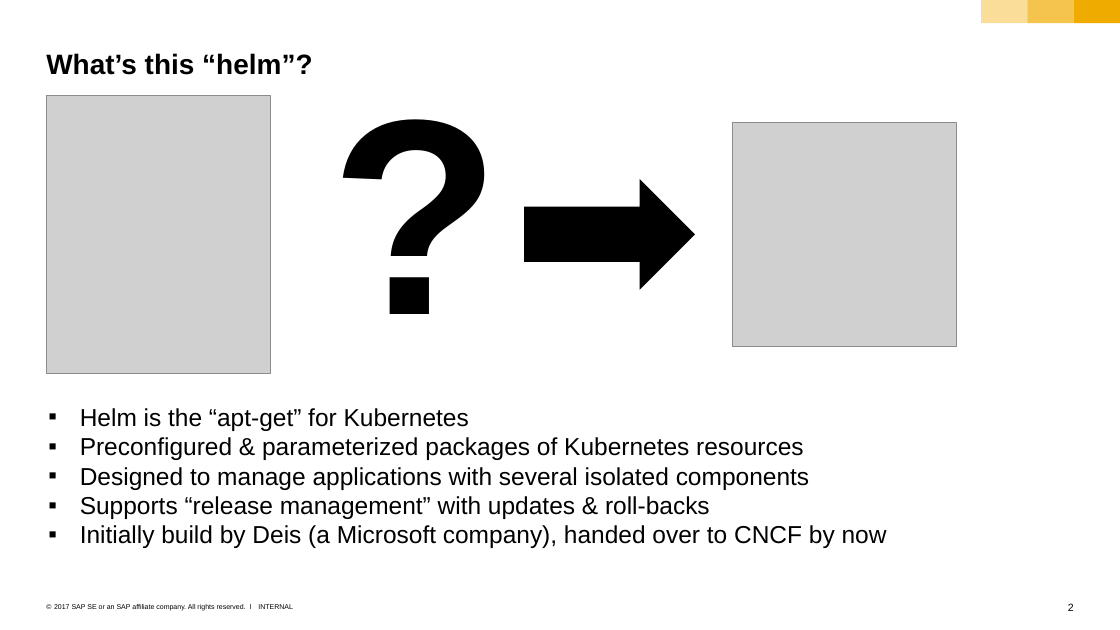
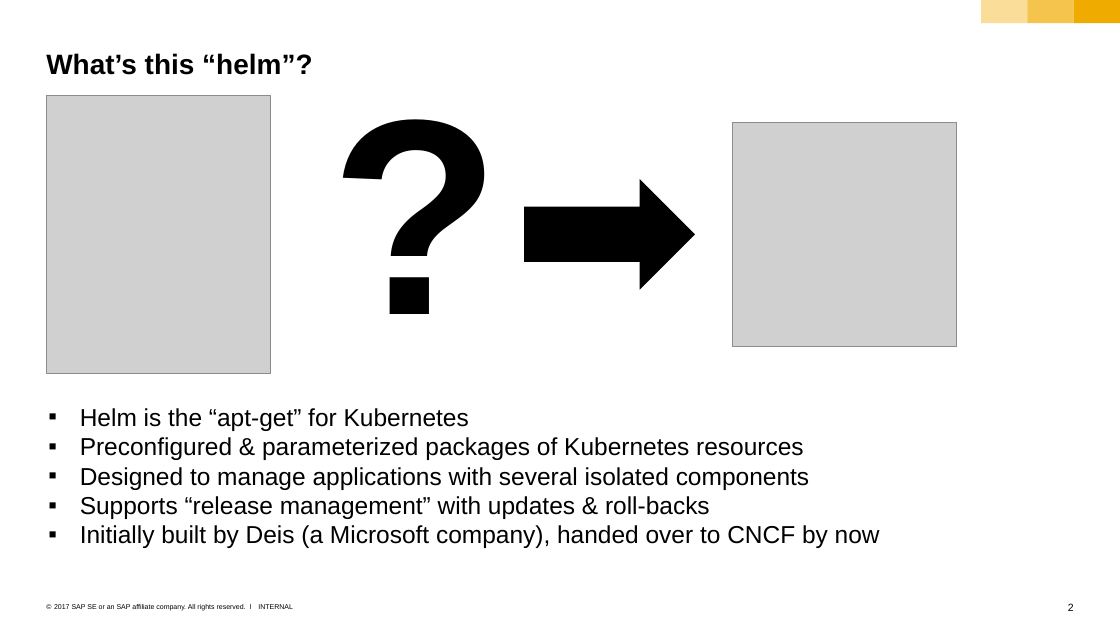
Before and after one commit to cuijiyao01/docker-k8s-training, a slide deck: slide 2 of kubernetes/12_helm.pptx. Drawn at 1120x630 pixels with LibreOffice and Linux fonts; fonts in the diff are those of the drawing; grey boxes stand for pictures. Boxes give left, top, right and bottom in pixels: in the first picture for what was removed or moved away, otherwise in the second. Text is boxed around its words. In the diff, an @@ line names an element or a change of style, - is before the commit and + after.

```diff
--- a/kubernetes/12_helm.pptx
+++ b/kubernetes/12_helm.pptx
@@ text at bbox=[80, 525, 880, 548]: text changed @@
-▪ Initially build by Deis (a Microsoft company), handed over to CNCF by now
+▪ Initially built by Deis (a Microsoft company), handed over to CNCF by now
```
Also in this commit, not shown: 1 other file.
